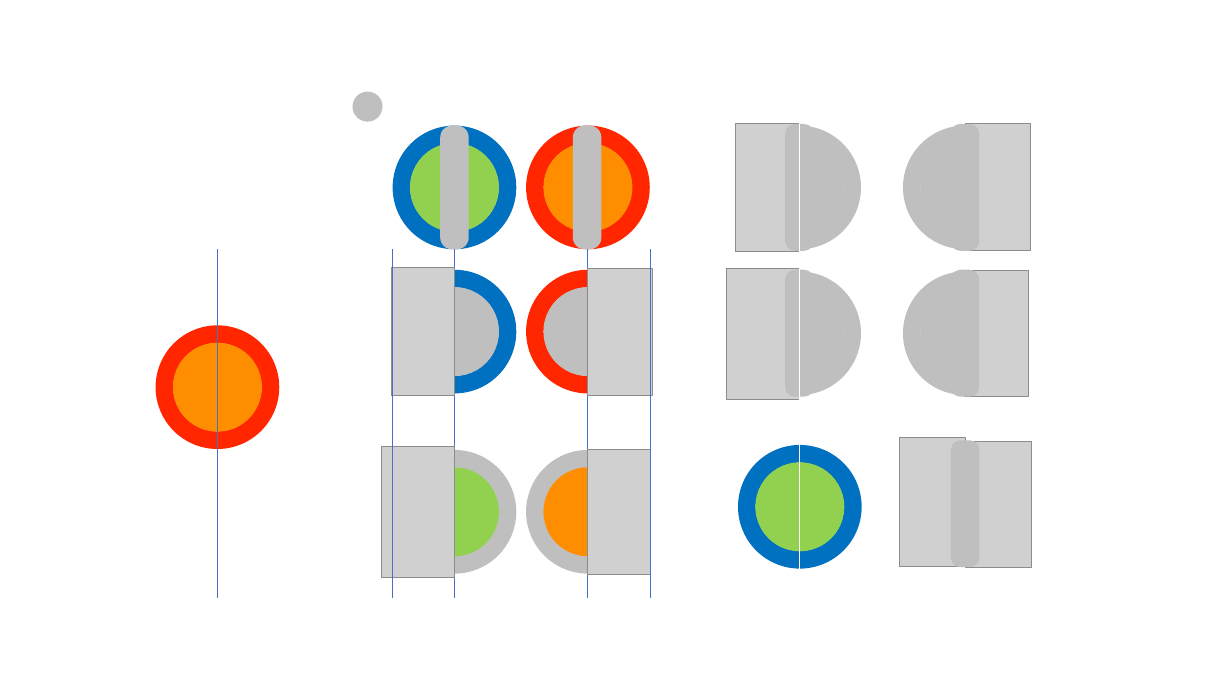
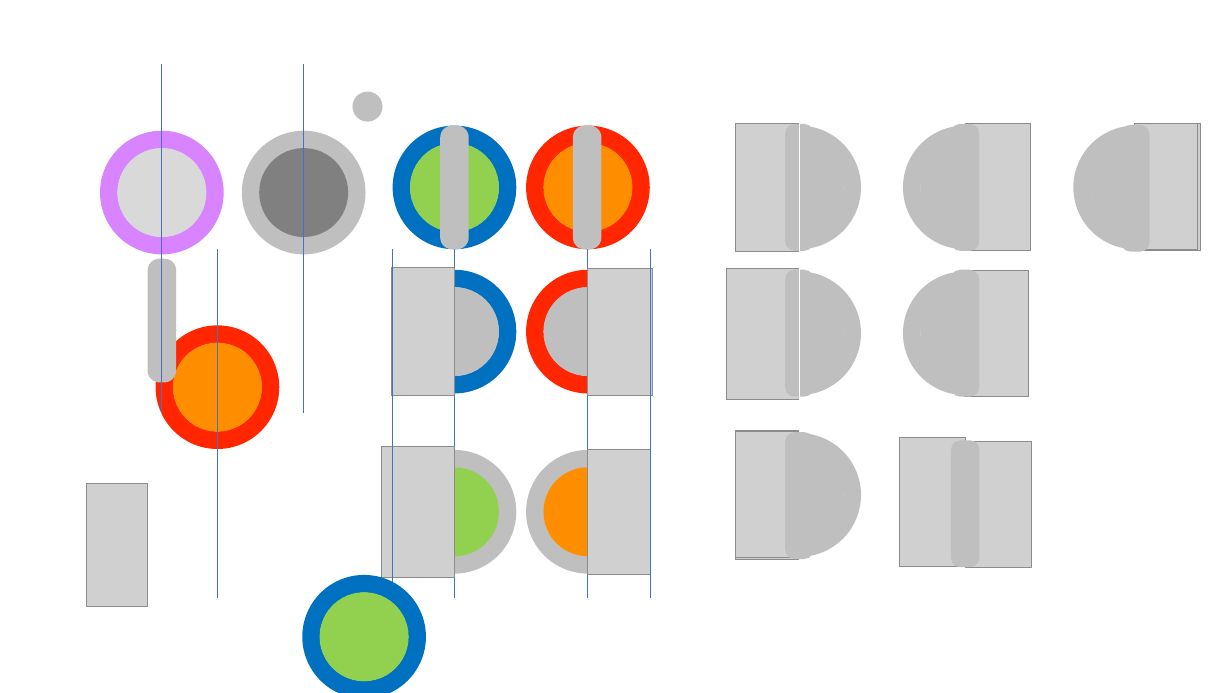
Before and after one commit to ihux/neural-study, a slide deck: slide 5 of paper/Neurotron/Neurotron - Images.pptx. Drawn at 1232x693 pixels with LibreOffice and Linux fonts; fonts in the diff are those of the drawing; grey boxes stand for pictures. Boxes give left, top, right and bottom in pixels: in the first picture for what was removed or moved away, otherwise in the second. Text is boxed around its words. In the diff, an @@ line names an element or a change of style, - is before the commit and + after.

```diff
--- a/paper/Neurotron/Neurotron - Images.pptx
+++ b/paper/Neurotron/Neurotron - Images.pptx
@@ line added from (162, 65) to (162, 413), #4472C4 0.5 pt @@
@@ line added from (304, 65) to (304, 413), #4472C4 0.5 pt @@
@@ donut added at bbox=[100, 131, 224, 255], fill #D883FF @@
@@ ellipse added at bbox=[117, 148, 206, 237], fill #D9D9D9 @@
@@ donut added at bbox=[242, 131, 366, 255], fill #BFBFBF @@
@@ ellipse added at bbox=[260, 148, 348, 237], fill #808080 @@
@@ group added at bbox=[1074, 123, 1202, 251]: 2 pictures, 1 donut, 1 ellipse, 1 rounded rectangle @@
@@ rounded rectangle added at bbox=[148, 259, 177, 383], fill #BFBFBF @@
@@ group added at bbox=[736, 431, 861, 559]: 2 pictures, 1 donut, 1 ellipse, 1 rounded rectangle @@
@@ picture added at bbox=[87, 483, 148, 607] @@
@@ donut: place and size @@
-donut at bbox=[738, 445, 862, 569]
+donut at bbox=[302, 575, 426, 693]
@@ ellipse: place and size @@
-ellipse at bbox=[755, 462, 844, 551]
+ellipse at bbox=[320, 592, 409, 681]
```
Also in this commit, not shown: 1 slide added, 1 other file.
